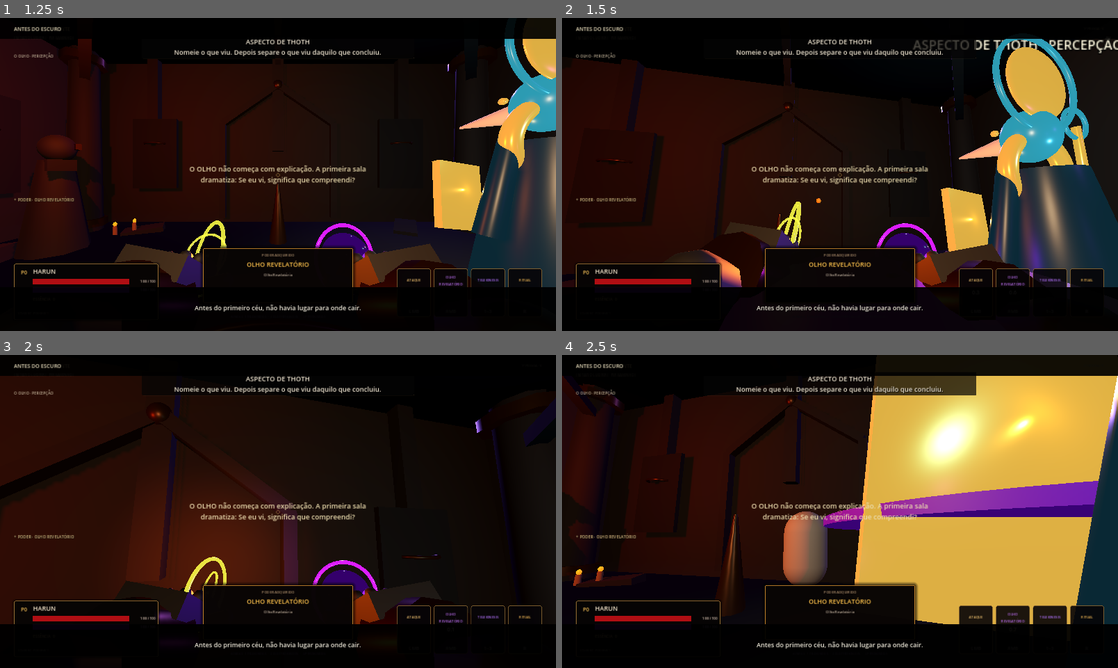
Above: before the commit, frames 1-4 (two rows, left to right).
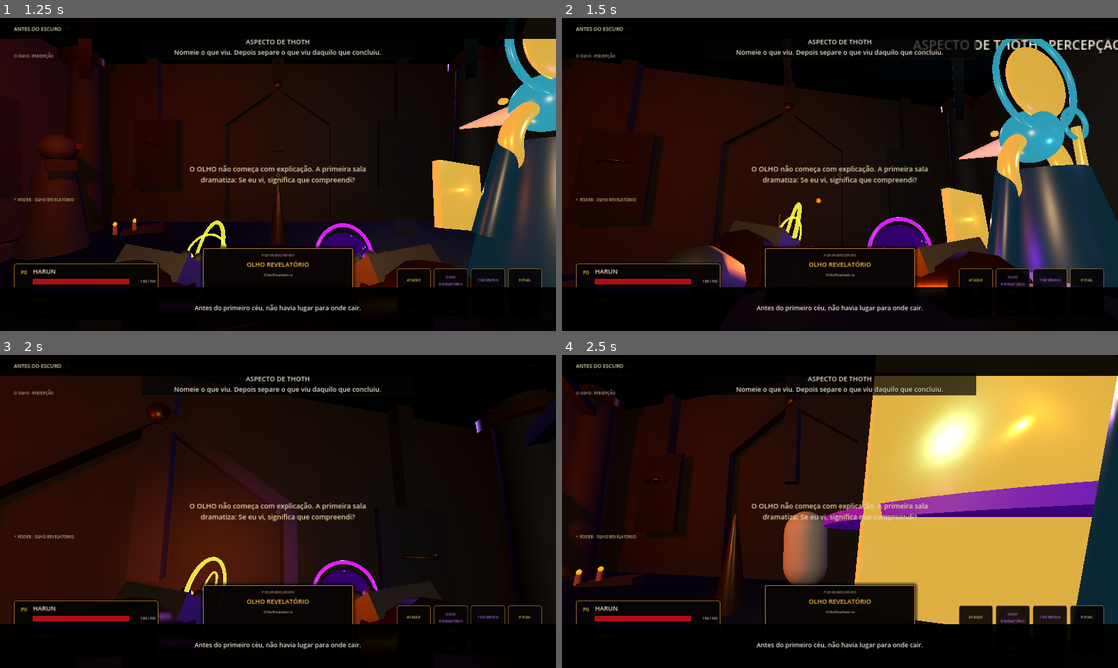
Above: after the commit, the same moments.

Repository: neuralSynapse/societaselectorum
Game: Godot game, scene res://scenes/boot/Main.tscn
Two runs of this game, one before a commit and one after it. Both use one fixed random seed, a clock stepped at 60 frames per second and the inputs below.
Inputs (mouse positions are in pixels of both pictures, inside the frame that each line leads up to):
- Up to frame 1 (1.25 s): click "NOVA CAMPANHA · PORTAL 0" at 0.5 s
- Up to frame 2 (1.5 s): tap Enter (ui_accept) at 1.25 s; move the mouse to (867, 174) at 1.27 s; hold W (move_forward) from 1.28 s (still down); hold Right mouse button (power) from 1.28 s (still down); click (867, 174) at 1.42 s
- Up to frame 3 (2 s): keep holding W (move_forward); keep holding Right mouse button (power); tap Space (jump) at 1.52 s
- Up to frame 4 (2.5 s): keep holding W (move_forward); move the mouse to (812, 511) at 2.02 s; release Right mouse button (power) at 2.03 s; tap V (camera_toggle) at 2.1 s; tap Space (jump) at 2.27 s; right-click (812, 511) at 2.3 s

Frame 1 is identical in both runs. In frame 2, 3.1% of the frame differs, in the area x 22-87%, y 25-86%; in frame 3, less than 0.1%; in frame 4, nothing differs.

Commit message:
feat: differentiate primary and initiatic power hand feedback

Diff:
--- a/game/chronica-harun/scripts/player/FirstPersonPresentation.gd
+++ b/game/chronica-harun/scripts/player/FirstPersonPresentation.gd
@@ -17,6 +17,7 @@
 var right_rest_position := Vector3.ZERO
 var idle_clock := 0.0
 var primary_ready_at := 0
+var power_ready_at := 0
 
 func _ready() -> void:
     root_rest_position = position
@@ -25,6 +26,7 @@
     right_rest_position = right_gauntlet.position
     if player != null:
         player.primary_attack_requested.connect(_on_primary_attack)
+        player.power_requested.connect(_on_power_requested)
         player.dodge_started.connect(_on_dodge)
         player.damaged.connect(_on_damaged)
     if not DefinitivePowerRuntime.power_activated.is_connected(_on_power):
@@ -47,29 +49,39 @@
     var tween := create_tween()
     tween.set_trans(Tween.TRANS_QUAD)
     tween.set_ease(Tween.EASE_OUT)
-    tween.tween_property(left_gauntlet, "position", left_rest_position + Vector3(0.055, 0.035, -0.15), 0.065)
-    tween.parallel().tween_property(left_outer, "scale", Vector3.ONE * 1.26, 0.065)
-    tween.parallel().tween_property(left_inner, "scale", Vector3.ONE * 1.18, 0.065)
+    tween.tween_property(left_gauntlet, "position", left_rest_position + Vector3(0.055, 0.035, -0.18), 0.065)
+    tween.parallel().tween_property(left_outer, "scale", Vector3.ONE * 1.20, 0.065)
+    tween.parallel().tween_property(left_inner, "scale", Vector3.ONE * 1.14, 0.065)
     tween.tween_property(left_gauntlet, "position", left_rest_position, 0.17)
     tween.parallel().tween_property(left_outer, "scale", Vector3.ONE, 0.17)
     tween.parallel().tween_property(left_inner, "scale", Vector3.ONE, 0.17)
 
+func _on_power_requested() -> void:
+    _animate_right_power()
+
 func _on_power(_power_id: StringName, _effect_id: StringName) -> void:
+    _animate_right_power()
+
+func _animate_right_power() -> void:
+    var now := Time.get_ticks_msec()
+    if now < power_ready_at:
+        return
+    power_ready_at = now + 180
     var tween := create_tween()
     tween.set_trans(Tween.TRANS_CUBIC)
     tween.set_ease(Tween.EASE_OUT)
-    tween.tween_property(right_gauntlet, "position", right_rest_position + Vector3(-0.12, 0.07, -0.18), 0.09)
-    tween.parallel().tween_property(right_orb, "scale", Vector3.ONE * 1.72, 0.09)
-    tween.parallel().tween_property(right_outer, "scale", Vector3.ONE * 1.30, 0.09)
-    tween.parallel().tween_property(right_inner, "scale", Vector3.ONE * 1.22, 0.09)
-    tween.tween_property(right_gauntlet, "position", right_rest_position, 0.22)
-    tween.parallel().tween_property(right_orb, "scale", Vector3.ONE, 0.22)
-    tween.parallel().tween_property(right_outer, "scale", Vector3.ONE, 0.22)
-    tween.parallel().tween_property(right_inner, "scale", Vector3.ONE, 0.22)
+    tween.tween_property(right_gauntlet, "position", right_rest_position + Vector3(-0.13, 0.08, -0.10), 0.10)
+    tween.parallel().tween_property(right_orb, "scale", Vector3.ONE * 1.86, 0.10)
+    tween.parallel().tween_property(right_outer, "scale", Vector3.ONE * 1.38, 0.10)
+    tween.parallel().tween_property(right_inner, "scale", Vector3.ONE * 1.28, 0.10)
+    tween.tween_property(right_gauntlet, "position", right_rest_position, 0.24)
+    tween.parallel().tween_property(right_orb, "scale", Vector3.ONE, 0.24)
+    tween.parallel().tween_property(right_outer, "scale", Vector3.ONE, 0.24)
+    tween.parallel().tween_property(right_inner, "scale", Vector3.ONE, 0.24)
 
     var flare := create_tween()
-    flare.tween_property(right_light, "omni_range", 3.15, 0.07)
-    flare.tween_property(right_light, "omni_range", 1.9, 0.24)
+    flare.tween_property(right_light, "omni_range", 3.45, 0.08)
+    flare.tween_property(right_light, "omni_range", 1.9, 0.26)
 
 func _on_dodge(_perfect_window: float) -> void:
     var lateral := 1.0
